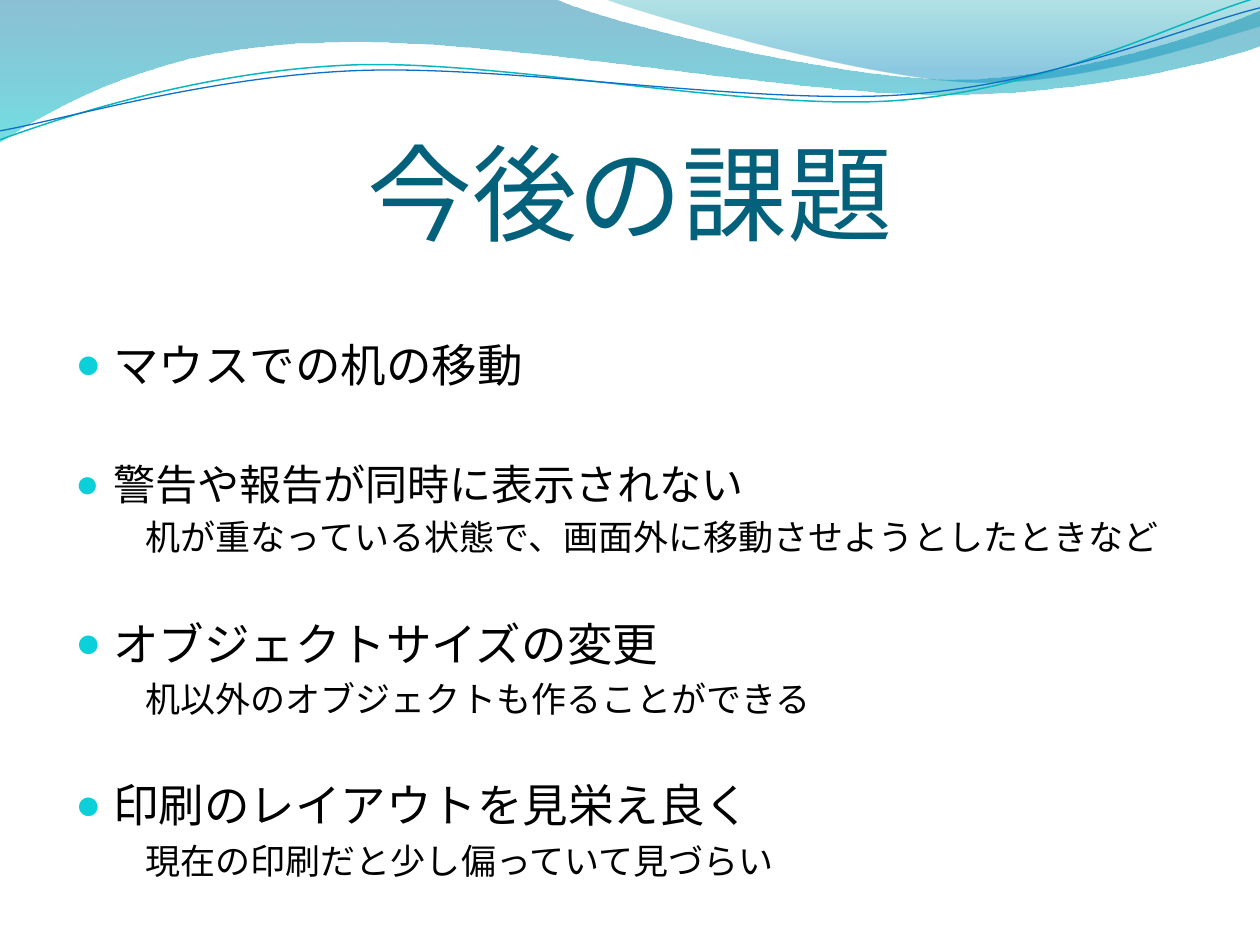
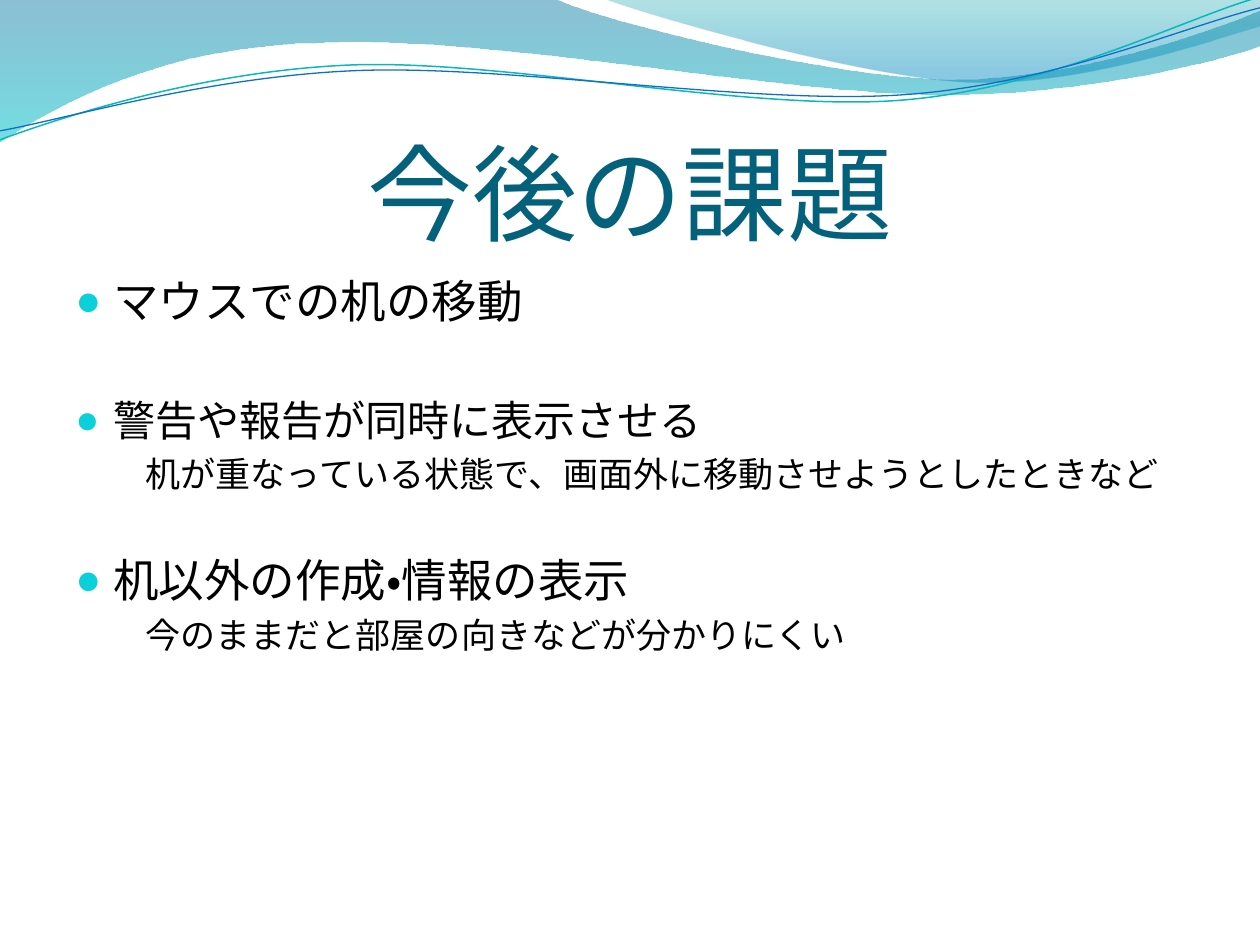
Before and after one commit to opu-yokotalab/learn-zaseki, a slide deck: slide 8 of インターン発表.pptx. Drawn at 1260x945 pixels with LibreOffice and Linux fonts; fonts in the diff are those of the drawing; background and template pictures are left out. Boxes give left, top, right and bottom in pixels: in the first picture for what was removed or moved away, otherwise in the second. Text is boxed around its words. In the diff, an @@ line names an element or a change of style, - is before the commit and + after.

```diff
--- a/インターン発表.pptx
+++ b/インターン発表.pptx
@@ text at (113,400,701,440): text changed @@
-● 警告や報告が同時に表示されない
+● 警告や報告が同時に表示させる
@@ text at (113,558,845,651): text changed @@
-● オブジェクトサイズの変更
-机以外のオブジェクトも作ることができる
-● 印刷のレイアウトを見栄え良く
-現在の印刷だと少し偏っていて見づらい
+● 机以外の作成・情報の表示
+今のままだと部屋の向きなどが分かりにくい
```
Also in this commit, not shown: 6 other slides changed.
